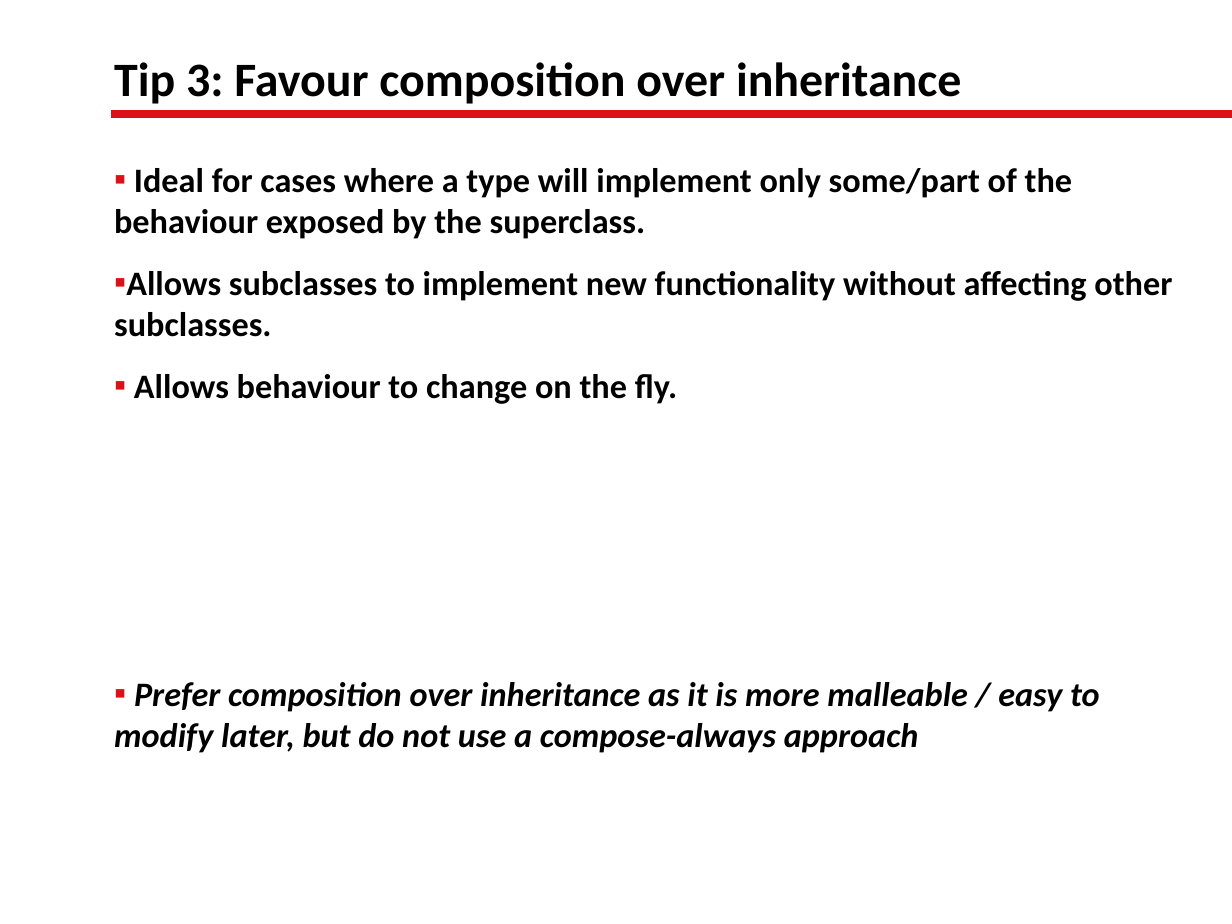
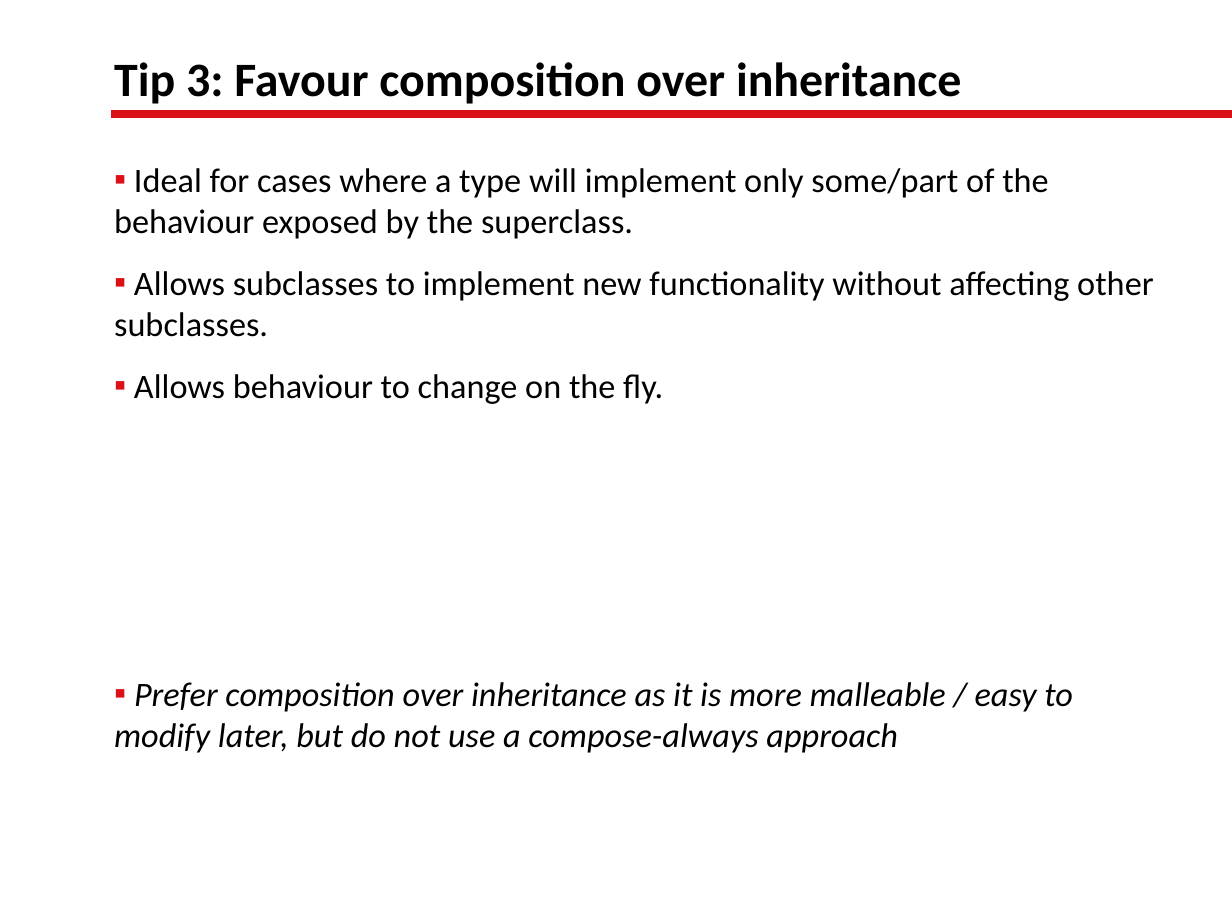
Before and after one commit to lgoldin/TestOrientedDevelopment, a slide deck: slide 7 of Test-Oriented Development.pptx. Drawn at 1232x924 pixels with LibreOffice and Linux fonts; fonts in the diff are those of the drawing; background and template pictures are left out. Boxes give left, top, right and bottom in pixels: in the first picture for what was removed or moved away, otherwise in the second. Text is boxed around its words. In the diff, an @@ line names an element or a change of style, - is before the commit and + after.

```diff
--- a/Test-Oriented Development.pptx
+++ b/Test-Oriented Development.pptx
@@ text "Ideal for cases where a ..." at bbox=[114, 168, 1154, 753]: bold off @@
```
Also in this commit, not shown: 3 slides added, 18 other files.
